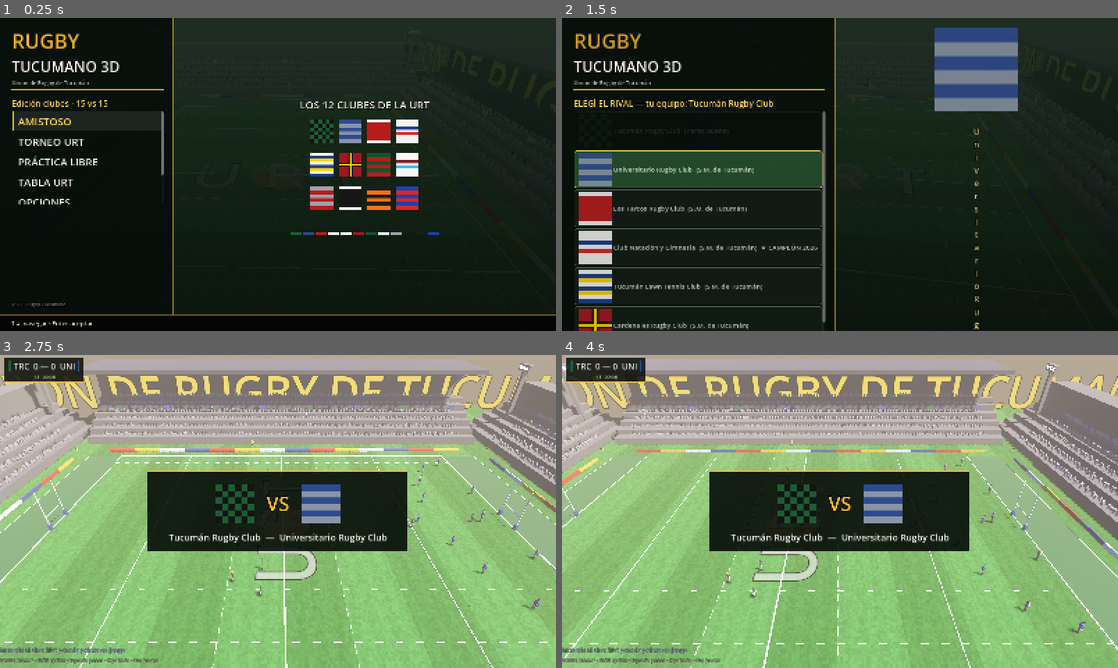
Above: before the commit, frames 1-4 (two rows, left to right).
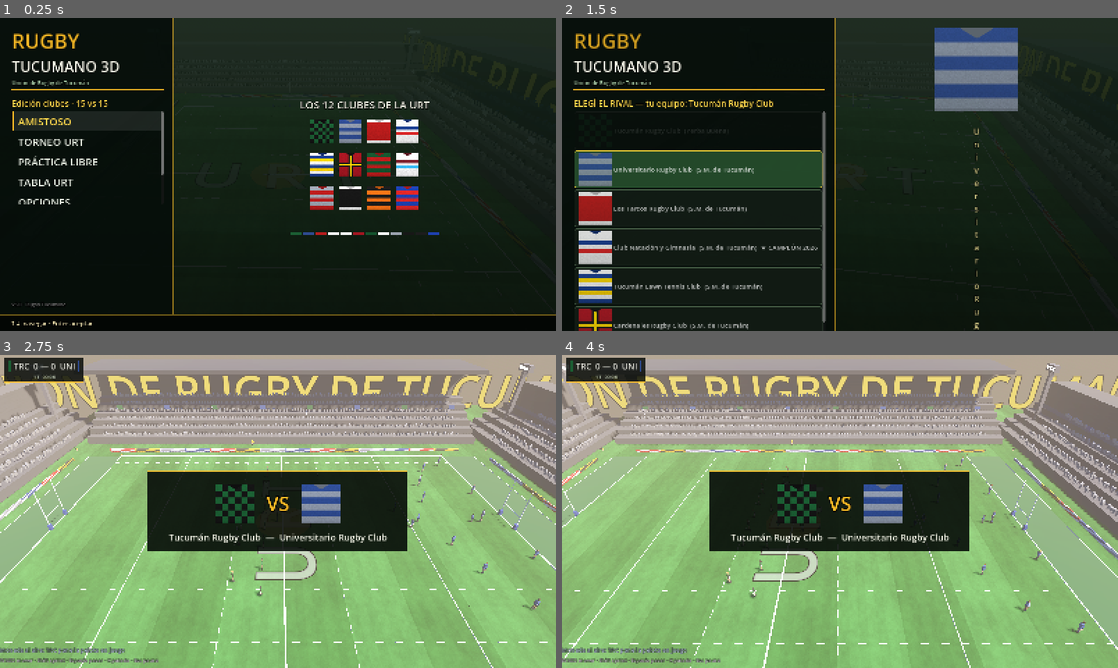
Above: after the commit, the same moments.

Repository: ezealiprandi/rugby-3d
Game: Godot game, scene res://scenes/main.tscn
Same seed, same stepped clock (60 frames per second), same inputs: the game is played once before the commit and once after it.
Inputs (mouse positions are in pixels of both pictures, inside the frame that each line leads up to):
- Up to frame 1 (0.25 s): no input
- Up to frame 2 (1.5 s): click "AMISTOSO" at 0.5 s; click "Tucumán Rugby Club (Yerba Bue…" at 1.25 s
- Up to frame 3 (2.75 s): click "Universitario Rugby Club (S.M…" at 2 s
- Up to frame 4 (4 s): tap Enter (confirm) at 2.75 s; move the mouse to (962, 495) at 2.77 s; hold D (move_right) 2.78-3.53 s; tap K (kick) at 2.85, 3.8 s; tap X (step) at 3.05, 3.6 s; move the mouse to (728, 527) at 3.52 s; hold S (move_down) from 3.53 s (still down)

The runs differ from the first frame. In frame 1, 0.3% of the frame differs, in the area x 55-76%, y 32-62%; in frame 2, 0.4%; in frame 3, 0.7%, in the area x 0-100%, y 29-100%; in frame 4, 0.7%.

Commit message:
M9: pasada completa de texturas
- Césped: ruido interpolado multicapa (manchones, variación
  media, grano fino) + líneas de corte
- Camisetas: tela con grano, sombreado de caída de luz,
  escote en V y bastilla más oscura
- Pelota: textura de cuero con costuras y cordones blancos
- Cemento, techos y bancos con ruido de hormigón
- Vallas publicitarias con rayas diagonales

Generated with [Devin](https://devin.ai)

Co-Authored-By: Devin <158243242+devin-ai-integration[bot]@users.noreply.github.com>

Diff:
--- a/scripts/ball.gd
+++ b/scripts/ball.gd
@@ -36,12 +36,14 @@
 	mi.mesh = sm
 	mi.rotation.x = PI / 2.0
 	var mat := StandardMaterial3D.new()
-	mat.albedo_color = Color(0.58, 0.34, 0.16)
-	mat.roughness = 0.7
+	mat.albedo_texture = _leather_tex()
+	mat.roughness = 0.62
+	mat.metallic_specular = 0.4
 	mi.material_override = mat
 	add_child(mi)
 
 	# costura alrededor de la panza (toro oscuro) + aro claro de panel
+	# (la textura de cuero con paneles y cordones la arma _leather_tex)
 	var seam := MeshInstance3D.new()
 	var tm := TorusMesh.new()
 	tm.inner_radius = 0.14
@@ -144,3 +146,27 @@
 	global_position = kicker.carry_point()
 	linear_velocity = dir * 21.0 + Vector3(0, 8.5, 0)
 	angular_velocity = Vector3(dir.z, 0.0, -dir.x) * 14.0
+
+
+# cuero con grano, costuras oscuras en los paneles y cordones blancos
+static func _leather_tex() -> Texture2D:
+	var img := Image.create(256, 128, false, Image.FORMAT_RGBA8)
+	var base := Color(0.58, 0.34, 0.16)
+	img.fill(base)
+	var rng := RandomNumberGenerator.new()
+	rng.seed = 7
+	for y in 128:
+		for x in 256:
+			var n := rng.randf_range(-0.045, 0.045)
+			var c := img.get_pixel(x, y)
+			img.set_pixel(x, y, Color(c.r + n, c.g + n, c.b + n))
+	var seam := Color(0.3, 0.16, 0.07)
+	for y in 128:                      # costuras de los 4 paneles
+		for sx in [64, 128, 192]:
+			img.set_pixel(sx, y, seam)
+			img.set_pixel(sx + 1, y, seam)
+	for y in range(38, 90, 9):         # cordones blancos sobre una costura
+		for dx in range(-4, 5):
+			img.set_pixel(128 + dx, y, Color(0.93, 0.9, 0.85))
+			img.set_pixel(128 + dx, y + 1, Color(0.93, 0.9, 0.85))
+	return ImageTexture.create_from_image(img)
--- a/scripts/field.gd
+++ b/scripts/field.gd
@@ -26,10 +26,29 @@
 	return f
 
 
-func _mat(c: Color, rough := 0.95) -> StandardMaterial3D:
+static var _noise_tex: Texture2D = null
+static func _noise() -> Texture2D:
+	if _noise_tex == null:
+		var n := FastNoiseLite.new()
+		n.noise_type = FastNoiseLite.TYPE_SIMPLEX
+		n.frequency = 0.1
+		var nt := NoiseTexture2D.new()
+		nt.width = 256
+		nt.height = 256
+		nt.seamless = true
+		nt.noise = n
+		_noise_tex = nt
+	return _noise_tex
+
+
+# tex=true multiplica por un ruido gris (cemento/techo real) — se compensa el color
+func _mat(c: Color, rough := 0.95, tex := false) -> StandardMaterial3D:
 	var m := StandardMaterial3D.new()
-	m.albedo_color = c
+	m.albedo_color = c * 1.7 if tex else c
 	m.roughness = rough
+	if tex:
+		m.albedo_texture = RugbyField._noise()
+		m.uv1_scale = Vector3(5.0, 5.0, 5.0)
 	return m
 
 
@@ -148,15 +167,25 @@
 	grass_shader.code = """
 shader_type spatial;
 uniform vec4 color : source_color;
+float hash(vec2 p) {
+	return fract(sin(dot(p, vec2(12.9898, 78.233))) * 43758.5453);
+}
+float vnoise(vec2 p) {
+	vec2 i = floor(p);
+	vec2 u = fract(p);
+	u = u * u * (3.0 - 2.0 * u);
+	return mix(mix(hash(i), hash(i + vec2(1.0, 0.0)), u.x),
+		mix(hash(i + vec2(0.0, 1.0)), hash(i + vec2(1.0, 1.0)), u.x), u.y);
+}
 void fragment() {
-	vec2 cell = floor(VERTEX.xz * 2.5);
-	float n = fract(sin(dot(cell, vec2(12.9898, 78.233))) * 43758.5453);
-	float grain = fract(sin(dot(floor(VERTEX.xz * 30.0),
-		vec2(26.6517, 38.1254))) * 29731.13);
-	float mow = step(0.5, fract(VERTEX.x * 0.35)) * 0.05;
-	ALBEDO = color.rgb * (0.80 + n * 0.20 + grain * 0.10 + mow);
-	ROUGHNESS = 0.9;
-	SPECULAR = 0.2;
+	float patch = vnoise(VERTEX.xz * 0.22);          // manchones grandes
+	float mid = vnoise(VERTEX.xz * 1.7);             // variación media
+	float grain = vnoise(VERTEX.xz * 14.0);          // textura de pasto fino
+	float mow = step(0.5, fract(VERTEX.x * 0.35)) * 0.05;   // líneas de corte
+	ALBEDO = color.rgb * (0.72 + patch * 0.18 + mid * 0.12
+		+ grain * 0.10 + mow);
+	ROUGHNESS = 0.92;
+	SPECULAR = 0.25;
 }
 """
 	var green_a := ShaderMaterial.new()
@@ -315,10 +344,24 @@
 	return mi
 
 
+func _ad_mat(c1: Color, c2: Color) -> StandardMaterial3D:
+	var img := Image.create(128, 32, false, Image.FORMAT_RGBA8)
+	for y in 32:
+		for x in 128:
+			img.set_pixel(x, y, c1 if int((x + y * 2) / 16) % 2 == 0 else c2)
+	var m := StandardMaterial3D.new()
+	m.albedo_texture = ImageTexture.create_from_image(img)
+	m.roughness = 0.7
+	return m
+
+
 func _build_surroundings() -> void:
 	# vallas publicitarias alternadas alrededor de la cancha
-	var ads := [_mat(Color(0.92, 0.92, 0.95), 0.7), _mat(Color(0.12, 0.2, 0.5), 0.7),
-		_mat(Color(0.85, 0.1, 0.1), 0.7), _mat(Color(0.95, 0.7, 0.1), 0.7)]
+	var ads := [
+		_ad_mat(Color(0.92, 0.92, 0.95), Color(0.55, 0.55, 0.6)),
+		_ad_mat(Color(0.12, 0.2, 0.5), Color(0.9, 0.9, 0.95)),
+		_ad_mat(Color(0.85, 0.1, 0.1), Color(0.95, 0.95, 0.9)),
+		_ad_mat(Color(0.95, 0.7, 0.1), Color(0.15, 0.15, 0.15))]
 	var ai := 0
 	for s in [-1.0, 1.0]:
 		var x := -32.0
@@ -333,8 +376,8 @@
 			ai += 1
 
 	# tribunas con gradas escalonadas
-	var concrete := _mat(Color(0.32, 0.33, 0.36), 0.95)
-	var roof := _mat(Color(0.2, 0.22, 0.28), 0.8)
+	var concrete := _mat(Color(0.32, 0.33, 0.36), 0.95, true)
+	var roof := _mat(Color(0.2, 0.22, 0.28), 0.8, true)
 	# tribuna principal (lado +X, opuesto a la cámara) con techo
 	for i in 6:
 		_add_box(Vector3(46.0 + i * 3.0, 1.2 + i * 1.6, 0),
@@ -351,7 +394,7 @@
 	_add_box(Vector3(-46.0, 1.5, 0.0), Vector3(3.0, 3.0, 130.0), concrete)
 
 	# bancos de suplentes (lado de la cámara, bajos)
-	var bench := _mat(Color(0.7, 0.7, 0.72), 0.8)
+	var bench := _mat(Color(0.7, 0.7, 0.72), 0.8, true)
 	for s in [-1.0, 1.0]:
 		_add_box(Vector3(-40.0, 0.5, s * 18.0), Vector3(2.0, 1.0, 8.0), bench)
 		_add_box(Vector3(-40.8, 1.1, s * 18.0), Vector3(0.4, 1.2, 8.0), bench)
--- a/scripts/teams.gd
+++ b/scripts/teams.gd
@@ -143,9 +143,31 @@
 			img.fill(cols[0])
 			_fill_rect(img, 0, 0, 96, 12, cols[1])      # cuello
 			_fill_rect(img, 0, 86, 96, 10, cols[1])    # bastilla
+	_detail_jersey(img, idx * 2 + int(alt), cols)
 	var tex := ImageTexture.create_from_image(img)
 	_tex_cache[key] = tex
 	return tex
+
+
+# tela con grano, sombreado vertical (más claro arriba) y cuello en V
+static func _detail_jersey(img: Image, seed_v: int, cols: Array) -> void:
+	var rng := RandomNumberGenerator.new()
+	rng.seed = seed_v * 7919 + 13
+	var collar: Color = (cols[1] if cols.size() > 1 else cols[0]).darkened(0.25)
+	for y in 96:
+		var shade := 1.08 - float(y) / 96.0 * 0.16   # caída de luz
+		for x in 96:
+			var c := img.get_pixel(x, y)
+			var n := rng.randf_range(-0.055, 0.055)
+			c = Color(c.r * (shade + n), c.g * (shade + n), c.b * (shade + n))
+			if y < 11 and absf(float(x) - 48.0) < float(11 - y) * 1.7:
+				c = collar          # escote en V
+			img.set_pixel(x, y, c)
+	# bastilla inferior un toque más oscura
+	for y in range(92, 96):
+		for x in 96:
+			var c := img.get_pixel(x, y).darkened(0.12)
+			img.set_pixel(x, y, c)
 
 
 static func _fill_row(img: Image, y: int, c: Color) -> void:
